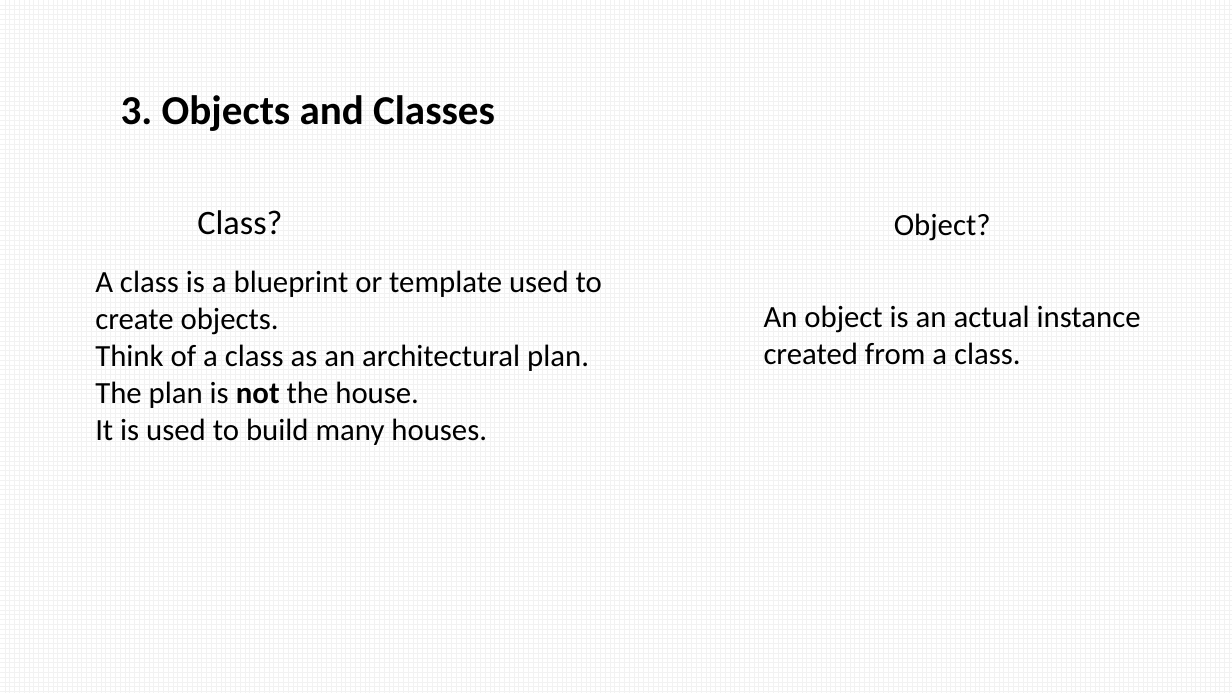
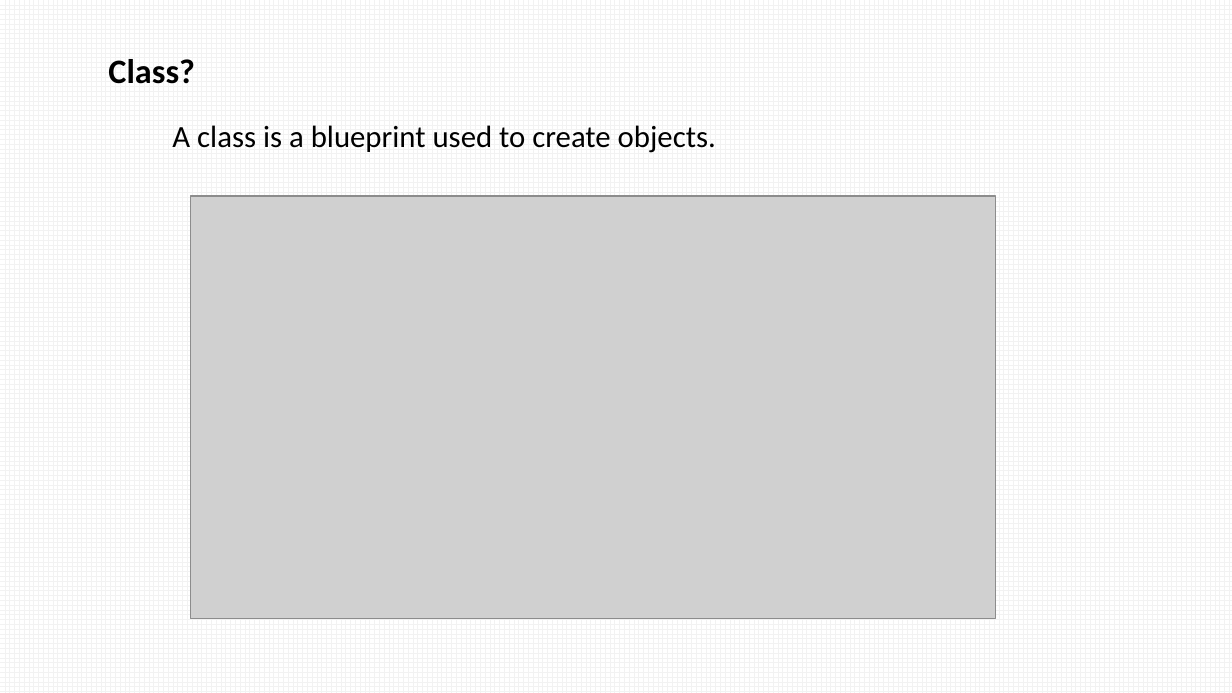
Before and after one commit to chamsi-am/python-course, a slide deck: slide 5 of course/course8.pptx (slide 8 before the commit). Drawn at 1232x693 pixels with LibreOffice and Linux fonts; fonts in the diff are those of the drawing; grey boxes stand for pictures. Boxes give left, top, right and bottom in pixels: in the first picture for what was removed or moved away, otherwise in the second. Text is boxed around its words. In the diff, an @@ line names an element or a change of style, - is before the commit and + after.

```diff
--- a/course/course8.pptx
+++ b/course/course8.pptx
@@ text "Class?": place and size @@
-text "Class?" at (197, 210, 282, 235)
+text "Class?" at (108, 59, 195, 84)
@@ text "Class?" at (108, 59, 195, 84): bold on @@
@@ text removed at (121, 95, 495, 131) @@
-3. Objects and Classes
@@ text added at (172, 125, 716, 153), 18 pt, text #000000 @@
+A class is a blueprint used to create objects.
@@ picture added at (191, 196, 997, 618) @@
@@ text removed at (894, 213, 991, 241) @@
-Object?
@@ text removed at (95, 270, 602, 445) @@
-A class is a blueprint or template used to create objects.
-Think of a class as an architectural plan.
-The plan is not the house.
-It is used to build many houses.
@@ text removed at (764, 305, 1141, 365) @@
-An object is an actual instance created from a class.
```
Also in this commit, not shown: 6 slides added, 8 slides removed.
